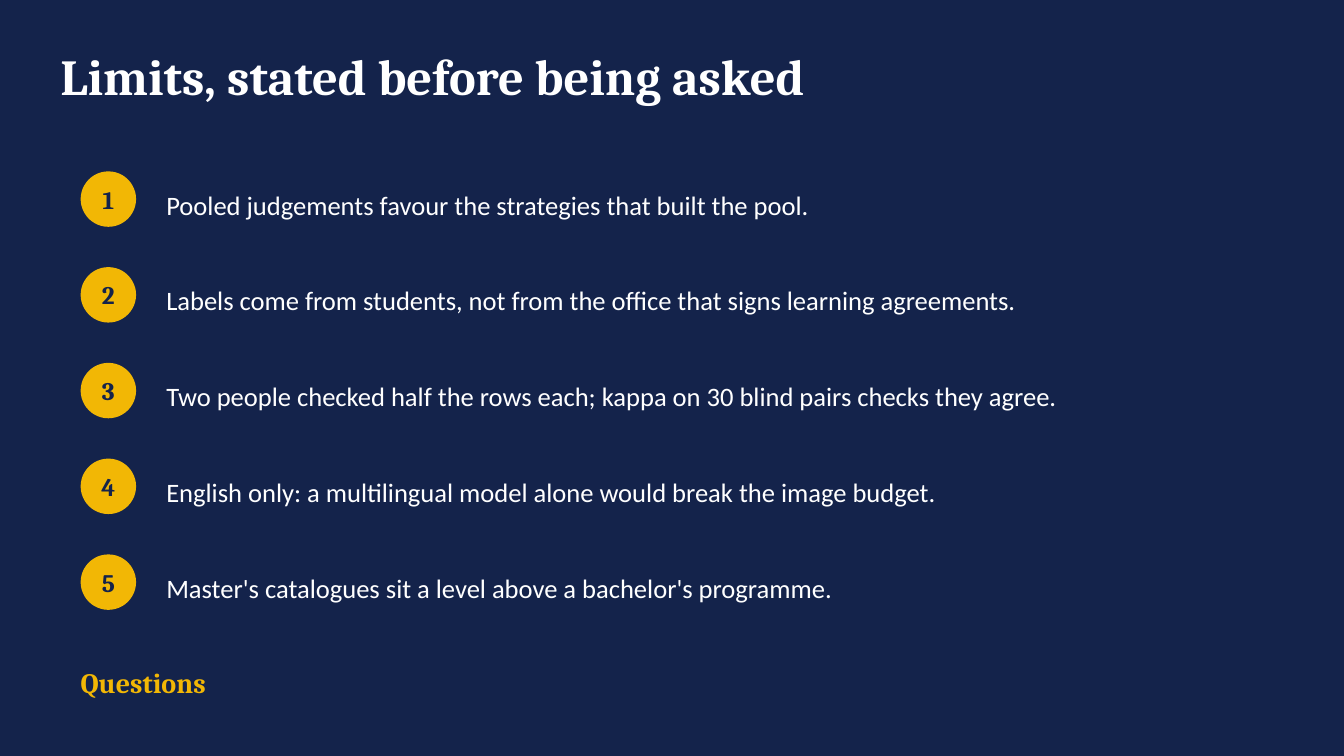
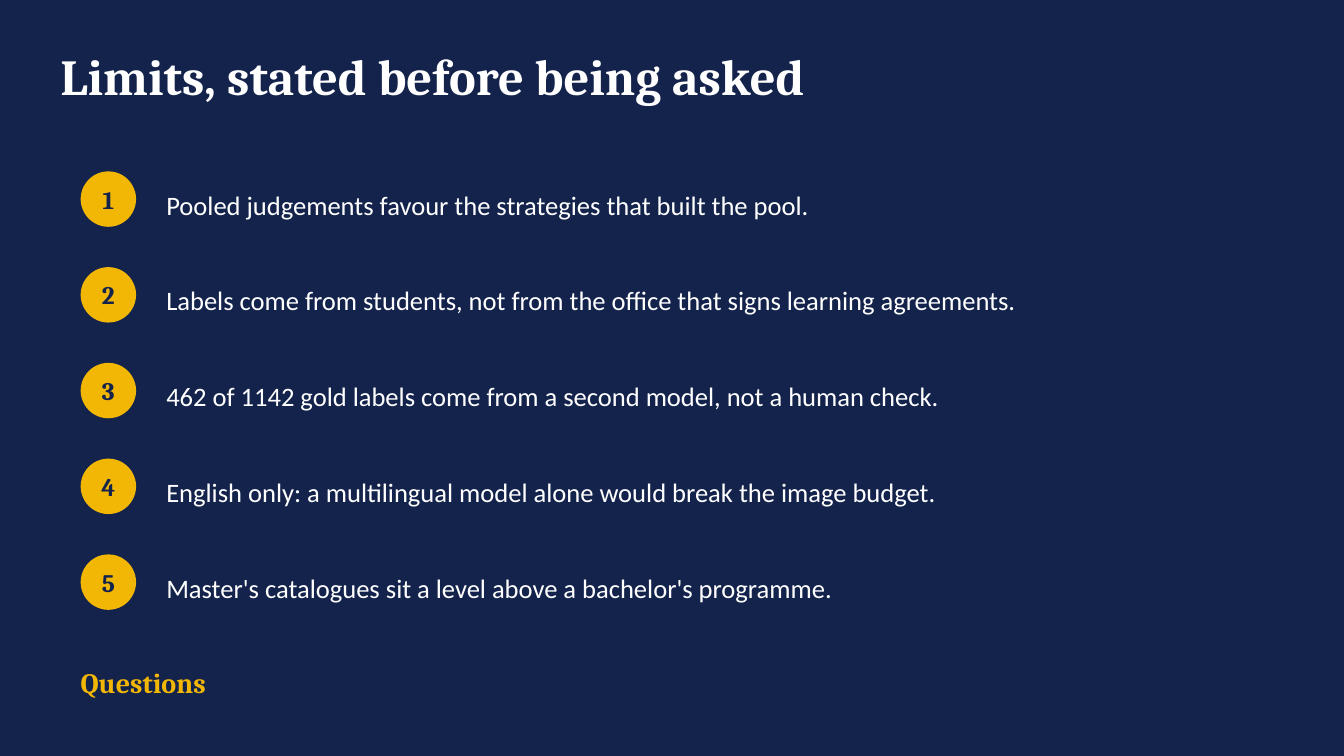
Before and after one commit to aleksandarhorvat/ErasmusGPT, a slide deck: slide 12 of docs/slides/erasmusgpt-defence.pptx. Drawn at 1344x756 pixels with LibreOffice and Linux fonts; fonts in the diff are those of the drawing. Boxes give left, top, right and bottom in pixels: in the first picture for what was removed or moved away, otherwise in the second. Text is boxed around its words. In the diff, an @@ line names an element or a change of style, - is before the commit and + after.

Commit message:
[A] complete the gold set and report the final results

```diff
--- a/docs/slides/erasmusgpt-defence.pptx
+++ b/docs/slides/erasmusgpt-defence.pptx
@@ text at <box>166,387,938,411</box>: text changed @@
-Two people checked half the rows each; kappa on 30 blind pairs checks they agree.
+462 of 1142 gold labels come from a second model, not a human check.
```
Also in this commit, not shown: 6 other slides changed, 22 other files.
